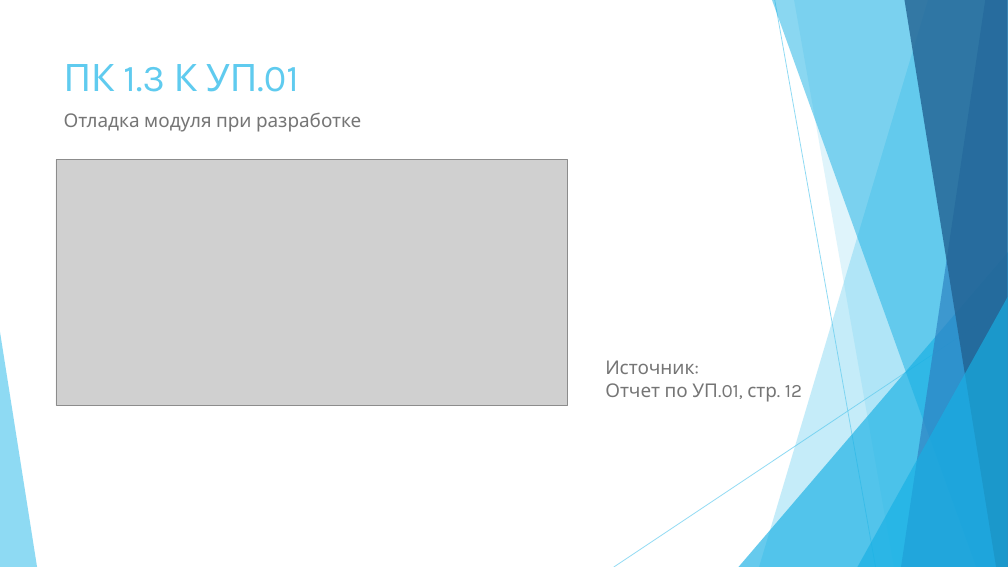
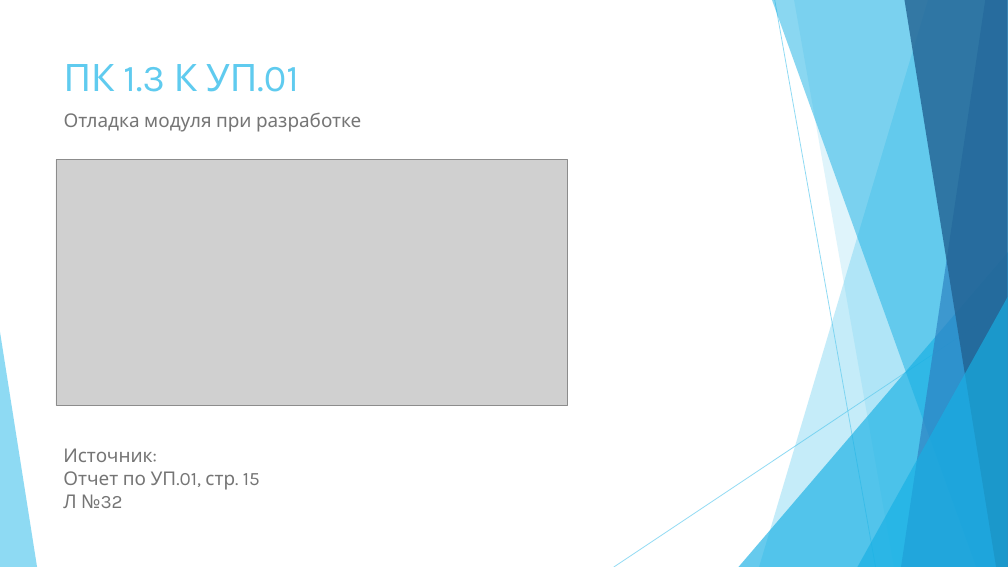
Before and after one commit to prog-kkkmt/p2-17, a slide deck: slide 8 of ПМ.01/ПМ.01.Стрельников. Презентация.pptx. Drawn at 1008x567 pixels with LibreOffice and Linux fonts; fonts in the diff are those of the drawing; grey boxes stand for pictures. Boxes give left, top, right and bottom in pixels: in the first picture for what was removed or moved away, otherwise in the second. Text is boxed around its words. In the diff, an @@ line names an element or a change of style, - is before the commit and + after.

```diff
--- a/ПМ.01/ПМ.01.Стрельников. Презентация.pptx
+++ b/ПМ.01/ПМ.01.Стрельников. Презентация.pptx
@@ text "Источник:": place and size @@
-text "Источник:" at <box>605,360,802,402</box>
+text "Источник:" at <box>63,448,260,508</box>
@@ text at <box>63,471,260,508</box>: text changed @@
-Отчет по УП.01, стр. 12
+Отчет по УП.01, стр. 15
+Л №32
```
Also in this commit, not shown: 6 other slides changed, 2 other files.
